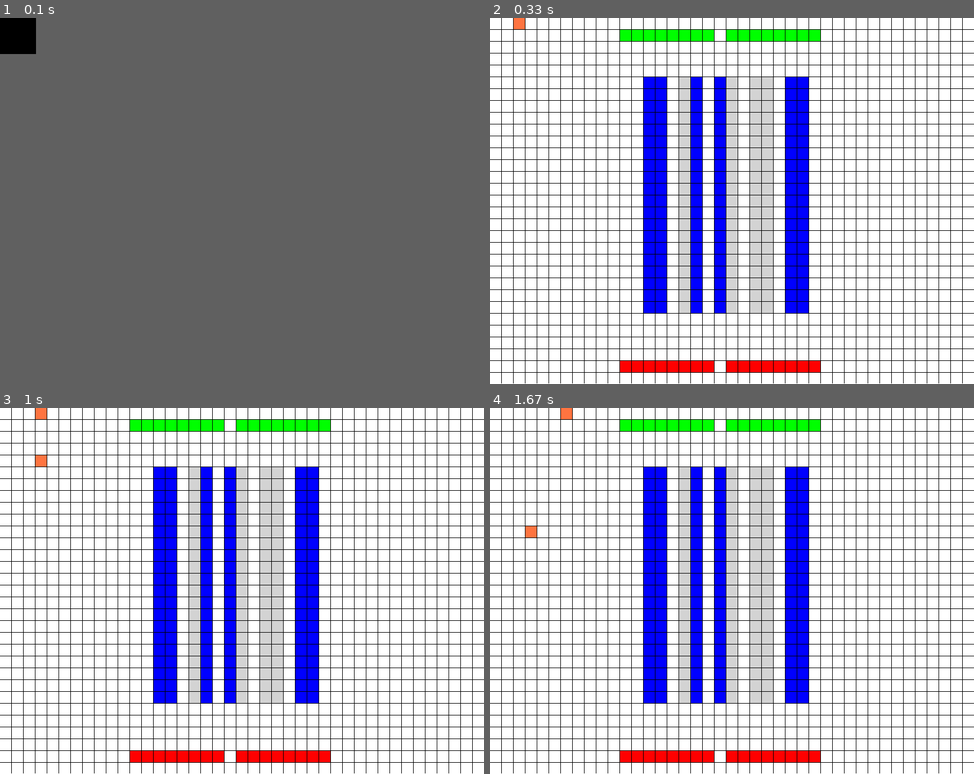
Above: before the commit, frames 1-4 (two rows, left to right).
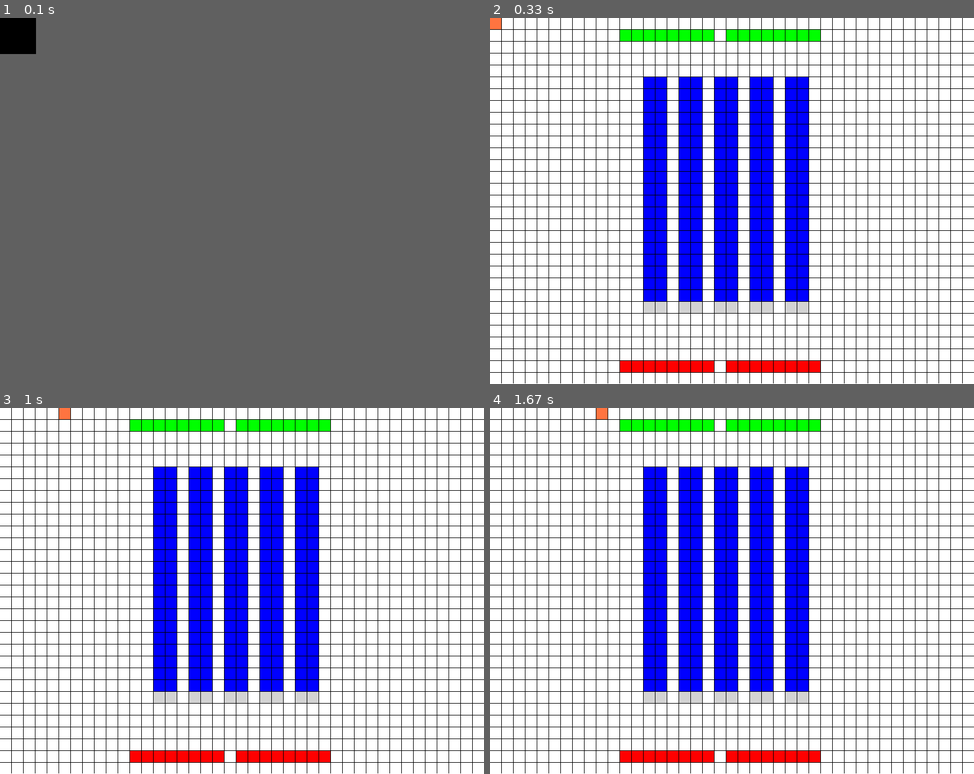
Above: after the commit, the same moments.

Repository: ironmann250/warehouse-simulator
Game: pygame game, started from interface.py
The game is run twice, just before and just after one commit, with the same random seed, the same clock (stepped at 60 frames per second) and the same inputs.
Inputs:
- Up to frame 1 (0.1 s): no input
- Up to frame 2 (0.33 s): no input
- Up to frame 3 (1 s): hold Right 0.33-0.8 s; hold Up from 0.83 s (still down)
- Up to frame 4 (1.67 s): release Up at 1.13 s; hold Right 1.17-1.63 s

Frame 1 is identical in both runs. In frame 2, 6.0% of the frame differs, in the area x 0-66%, y 0-81%; in frame 3, 6.1%, in the area x 7-66%, y 0-81%; in frame 4, 6.1%.

Commit message:
debugging the warehouse manager

Diff:
--- a/config.py
+++ b/config.py
@@ -32,7 +32,8 @@
 EMPTY_COLOR=(211,211,211)
 
 TYPES=[0,1,2,3] #0 nothing, 1 crate, 2 input, 3 output, 4 is robot
-INSTRUCTIONS=[[[0,0],[17,25],'up'],  #[[FROM], [TO]] ID is what grid to what grid
+INSTRUCTIONS=[]
+'''[[[0,0],[17,25],'up'],  #[[FROM], [TO]] ID is what grid to what grid
              [[17,25],[16,25],'up'],
              [[16,25],[0,0],'up'],
              [[0,0],[17,25],'up'],  #[[FROM], [TO]] ID is what grid to what grid
@@ -68,7 +69,7 @@
              [[0,0],[17,25],'up'],  #[[FROM], [TO]] ID is what grid to what grid
              [[17,25],[16,25],'up'],
              [[16,25],[0,0],'up']
-             ]
+             ]'''
 
 MIN_MAX_ORDERS=[1,5]
 
@@ -77,7 +78,7 @@
         for length in range(CRATES_LENGTH):
             for width in range(CRATES_WIDTH):
                 #choose randomly with bias of n% for a crate to not be empty
-                CRATES[group][length][width]=random.choices([1,0], weights=(70,30),k=1)[0]
+                CRATES[group][length][width]=random.choices([1,0], weights=(100,0),k=1)[0]
 
 
 randomly_populate_crates()
--- a/interface.py
+++ b/interface.py
@@ -3,6 +3,7 @@
 from maze import Maze, MazeLocation, manhattan_distance,euclidean_distance
 from generic_search import dfs, bfs, node_to_path, astar, Node
 from typing import List, NamedTuple, Callable, Optional
+from simpleWarehouseManager import organize_crates
 #global vars
 from pygame.locals import (
 
@@ -151,15 +152,17 @@
         #init crates
         gridy=crates_y_start_at
         gridx=crates_x_start_at
-
+        self.crates=[[[0]*config.CRATES_WIDTH]*config.CRATES_LENGTH for i in range(config.CRATES_GROUPS)]
         for group in range(config.CRATES_GROUPS):
             for length in range(config.CRATES_LENGTH):
                 for width in range(config.CRATES_WIDTH):
                     if config.CRATES[group][length][width] == 1:
 
                         self.grid[gridx][gridy]=[1,1]
+                        self.crates[group][length][width]=[gridx,gridy,1]
                     else:
                         self.grid[gridx][gridy]=[1,0]
+                        self.crates[group][length][width]=[gridx,gridy,0]
 
                     gridx+=1
                 gridx=crates_x_start_at
@@ -167,7 +170,8 @@
             crates_x_start_at+=(config.CRATES_WIDTH+1)
             gridx=crates_x_start_at
             gridy=crates_y_start_at
-        #pprint.pprint(self.grid)
+        #print(self.crates)
+
         self.init=False #stop init (only run at startup)
 
     def draw_components(self):
@@ -354,6 +358,8 @@
 
     def execute_instruction(self):
         if self.instruction_counter>=len(config.INSTRUCTIONS):
+            self.grid=organize_crates(self.grid.copy(),self.crates.copy())
+
             return None
         start,end,action=config.INSTRUCTIONS[self.instruction_counter]
         if len(self.path)>0: #let path finish
@@ -381,7 +387,7 @@
         self.draw_components()
         action=self.execute_instruction()
         if action:
-            self.path_exec(action)
+            self.path_exec(action,0)
         pygame.display.update()
 
     def run(self):
--- a/pygametest.py
+++ /dev/null
@@ -1,140 +0,0 @@
-import pygame,random
-
-# Import pygame.locals for easier access to key coordinates
-# Updated to conform to flake8 and black standards
-from pygame.locals import (
-    K_UP,
-    K_DOWN,
-    K_LEFT,
-    K_RIGHT,
-    K_ESCAPE,
-    KEYDOWN,
-    QUIT,
-)
-
-# Initialize pygame
-pygame.init()
-
-# Define constants for the screen width and height
-SCREEN_WIDTH = 800
-SCREEN_HEIGHT = 600
-
-# Create the screen object
-# The size is determined by the constant SCREEN_WIDTH and SCREEN_HEIGHT
-screen = pygame.display.set_mode((SCREEN_WIDTH, SCREEN_HEIGHT))
-
-running = True
-
-# Define a Player object by extending pygame.sprite.Sprite
-# The surface drawn on the screen is now an attribute of 'player'
-class Player(pygame.sprite.Sprite):
-    def __init__(self):
-        super(Player, self).__init__()
-        self.surf = pygame.Surface((40, 20))
-        self.surf.fill((255, 255, 255))
-        self.rect = self.surf.get_rect()
-    # Move the sprite based on user keypresses
-    def update(self, pressed_keys):
-        if pressed_keys[K_UP]:
-            self.rect.move_ip(0, -5)
-        if pressed_keys[K_DOWN]:
-            self.rect.move_ip(0, 5)
-        if pressed_keys[K_LEFT]:
-            self.rect.move_ip(-5, 0)
-        if pressed_keys[K_RIGHT]:
-            self.rect.move_ip(5, 0)
-
-        # Keep player on the screen
-        if self.rect.left < 0:
-            self.rect.left = 0
-        if self.rect.right > SCREEN_WIDTH:
-            self.rect.right = SCREEN_WIDTH
-        if self.rect.top <= 0:
-            self.rect.top = 0
-        if self.rect.bottom >= SCREEN_HEIGHT:
-            self.rect.bottom = SCREEN_HEIGHT
-
-# Define the enemy object by extending pygame.sprite.Sprite
-# The surface you draw on the screen is now an attribute of 'enemy'
-class Enemy(pygame.sprite.Sprite):
-    def __init__(self):
-        super(Enemy, self).__init__()
-        self.surf = pygame.Surface((20, 10))
-        self.surf.fill((255, 255, 255))
-        self.rect = self.surf.get_rect(
-            center=(
-                random.randint(SCREEN_WIDTH + 20, SCREEN_WIDTH + 100),
-                random.randint(0, SCREEN_HEIGHT),
-            )
-        )
-        self.speed = random.randint(5, 10)
-
-    # Move the sprite based on speed
-    # Remove the sprite when it passes the left edge of the screen
-    def update(self):
-        self.rect.move_ip(-self.speed, 0)
-        if self.rect.right < 0:
-            self.kill()
-
-# Create a custom event for adding a new enemy
-ADDENEMY = pygame.USEREVENT + 1
-pygame.time.set_timer(ADDENEMY, 500)
-
-# Instantiate player. Right now, this is just a rectangle.
-player = Player()
-
-# Create groups to hold enemy sprites and all sprites
-# - enemies is used for collision detection and position updates
-# - all_sprites is used for rendering
-enemies = pygame.sprite.Group()
-all_sprites = pygame.sprite.Group()
-all_sprites.add(player)
-# Setup the clock for a decent framerate
-clock = pygame.time.Clock()
-
-# Main loop
-while running:
-    # for loop through the event queue
-    for event in pygame.event.get():
-        # Check for KEYDOWN event
-        if event.type == KEYDOWN:
-            # If the Esc key is pressed, then exit the main loop
-            if event.key == K_ESCAPE:
-                running = False
-        # Check for QUIT event. If QUIT, then set running to false.
-        elif event.type == QUIT:
-            running = False
-        # Add a new enemy?
-        elif event.type == ADDENEMY:
-            # Create the new enemy and add it to sprite groups
-            new_enemy = Enemy()
-            enemies.add(new_enemy)
-            all_sprites.add(new_enemy)
-
-    # Get all the keys currently pressed
-    pressed_keys = pygame.key.get_pressed()
-
-    # Update the player sprite based on user keypresses
-    player.update(pressed_keys)
-
-    # Update enemy position
-    enemies.update()
-
-    # Fill the screen with black
-    screen.fill((0, 0, 0))
-
-    # Draw all sprites
-    for entity in all_sprites:
-        screen.blit(entity.surf, entity.rect)
-
-    # Check if any enemies have collided with the player
-    if pygame.sprite.spritecollideany(player, enemies):
-        # If so, then remove the player and stop the loop
-        player.kill()
-        running = False
-
-    # Flip everything to the display
-    pygame.display.flip()
-
-    # Ensure program maintains a rate of 30 frames per second
-    clock.tick(20)
--- /dev/null
+++ b/simpleWarehouseManager.py
@@ -0,0 +1,121 @@
+# given a grid, crane starting position, inputs, outputs and crates
+# make instructions for the crane to get inputs to crates,
+# crates to outputs and handle orders
+# orders are users submitting orders of particular number of crates
+# the crane executess each order one by one
+# the crane will pause if outputs are full then continue after
+
+import config,random
+
+order_count=0
+
+def get_orders():
+    min_,max_=config.MIN_MAX_ORDERS
+    choices=list(range(min_,max_+1))
+    return random.choice(choices)
+
+
+
+def add_crate():
+    #add crates, do it in interface
+    #add crates from input on top of empty crates (first in last out)
+    pass
+
+#do order
+#see if crates are empty and order_count>0
+#if empty add crates
+#else
+#take bottom crates and put in outputs
+#wait or add inputs if outputs is full
+#decrement order_count
+def get_updated_crates(grid,crates):
+    total_crates=0
+    tot_grid=0
+    tot_crate=0
+    for g,group in enumerate(crates):
+        for l,length in enumerate(group):
+            for w,width in enumerate(length):
+                row,column,status=crates[g][l][w]
+                if grid[row][column][1] == 1:
+                    total_crates+=1
+                    tot_grid+=1
+                tot_crate+=status
+                print(crates[g][l][w], grid[row][column])
+                crates[g][l][w][2]=grid[row][column][1]
+    print (tot_grid,tot_crate)
+    return total_crates,crates
+
+def update_grid(grid,crates):
+    for g,group in enumerate(crates):
+        for l,length in enumerate(group):
+            for w,width in enumerate(length):
+                row,column,status=crates[g][l][w]
+                grid[row][column]=[1,status]
+                #print(grid[row][column],crates[g][l][w])
+    return grid #is it needed since we will work on self.grid?
+
+def make_all_crates_empty(crates):
+    for g,group in enumerate(crates):
+        for l,length in enumerate(group):
+            for w,width in enumerate(length):
+                crates[g][l][w][2]=0
+                #print (crates[g][l][w])
+    return crates
+
+
+
+def organize_crates(grid,crates):
+    #reoraganize crates
+    #put all crates near outputs
+    #crates are given through the updated crates
+    total_crates,crates=get_updated_crates(grid.copy(),crates.copy())
+    empty_crates=make_all_crates_empty(crates.copy())
+    groups=config.CRATES_GROUPS
+    tot_length=config.CRATES_LENGTH
+    tot_width=config.CRATES_WIDTH
+    #print("###########################################")
+    #print (update_grid(grid.copy(),empty_crates.copy()))
+    return update_grid(grid.copy(),crates.copy())
+    #populate low first
+    #meaning loop is Length, width then Group, length=length-1
+    for length in range(tot_length-1,-1,-1):
+        for group in range(groups):
+            for width in range(tot_width):
+                if True:#total_crates>0:
+                    empty_crates[group][length][width][2]=0
+                    total_crates-=1
+
+
+
+def get_inputs(grid,reverse=True):
+    #get inputs location
+    #loop and get location of crates and status
+    empty_crates,full_crates=[[],[]]
+    for r,rows in enumerate(grid):
+        for c,col in enumerate(rows):
+            if col[0]==2:
+                if col[1]!=0:
+                    full_crates.append([r,c])
+                else:
+                    empty_crates.append([r,c])
+    if reverse:
+        full_crates.reverse()
+        empty_crates.reverse()
+    return full_crates,empty_crates
+
+
+def get_outputs(grid,reverse=True):
+    #get outputs location
+    #loop and get location of crates and status
+    empty_crates,full_crates=[[],[]]
+    for r,rows in enumerate(grid):
+        for c,col in enumerate(rows):
+            if col[0]==3:
+                if col[1]!=0:
+                    full_crates.append([r,c])
+                else:
+                    empty_crates.append([r,c])
+    if reverse:
+        full_crates.reverse()
+        empty_crates.reverse()
+    return full_crates,empty_crates
--- a/simple_warehouse_manager.py
+++ /dev/null
@@ -1,18 +0,0 @@
-# given a grid, crane starting position, inputs, outputs and crates
-# make instructions for the crane to get inputs to crates,
-# crates to outputs and handle orders
-# orders are users submitting orders of particular number of crates
-# the crane executess each order one by one
-# the crane will pause if outputs are full then continue after
-
-import config,random
-
-order_count=0
-
-def get_orders():
-    min_,max_=config.MIN_MAX_ORDERS
-    choices=list(range(min_,max_+1))
-    return random.choice(choices)
-
-for i in range (50):
-    print (get_orders(),end=",")
